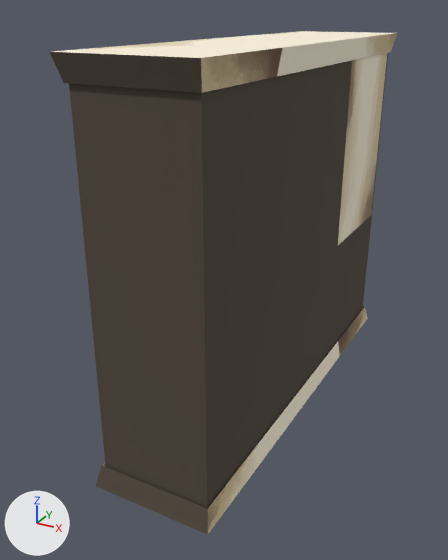
A saved change to the OBJ model assets/models/dirtywall.obj.
Before and after are seen from a camera (50 mm lens) standing at (2.28, -4.92, 3.15) and looking at (-0.24, -0.34, 0.86). Every picture has the same lights, and +X, +Y and +Z are marked at lower left. Where no turn or scale is listed for an object, it has been applied to the vertices.

The first picture shows 'dirtywall'.
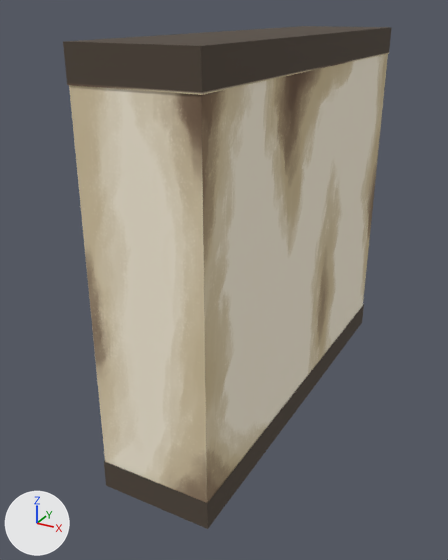
Location of each change, [x1, y1, x2, y2] in pixels of the pictures (448 x 560 px):
'dirtywall', reshaped: before [50, 31, 397, 535]; after [63, 26, 392, 529]
part 1 of me_dirtywall, rebuilt (11% taller): before [50, 31, 397, 93]; after [63, 26, 392, 95]
part 2 of me_dirtywall, rebuilt: before [96, 306, 368, 535]; after [104, 304, 364, 529]
part 3 of me_dirtywall, surface changed: [69, 54, 388, 503] in both

The change in detail:
me_dirtywall is used by ob_dirtywall; location (0.0, 0.0, 0.0).
me_dirtywall had 24 vertices, 14 faces and spanned x -0.52..0.52, y -1.98..1.98, z -0.39..2.91.
me_dirtywall now has 24 vertices, 14 faces and spans x -0.48..0.48, y -1.9..1.9, z -0.42..2.97.
me_dirtywall part 1: the loose piece of 8 vertices spanning x -0.52..0.52, y -1.98..1.98, z 2.73..2.91 is rebuilt with 8 vertices and now spans x -0.48..0.48, y -1.9..1.9, z 2.72..2.97.
me_dirtywall part 2: the loose piece of 8 vertices spanning x -0.52..0.52, y -1.98..1.98, z -0.39..-0.21 is rebuilt with 8 vertices and now spans x -0.48..0.48, y -1.9..1.9, z -0.42..-0.17.
me_dirtywall part 3: 4 kept faces spanning x -0.47..0.47, y -1.89..1.89, z -0.25..2.75 get new texture (UV) coordinates.
